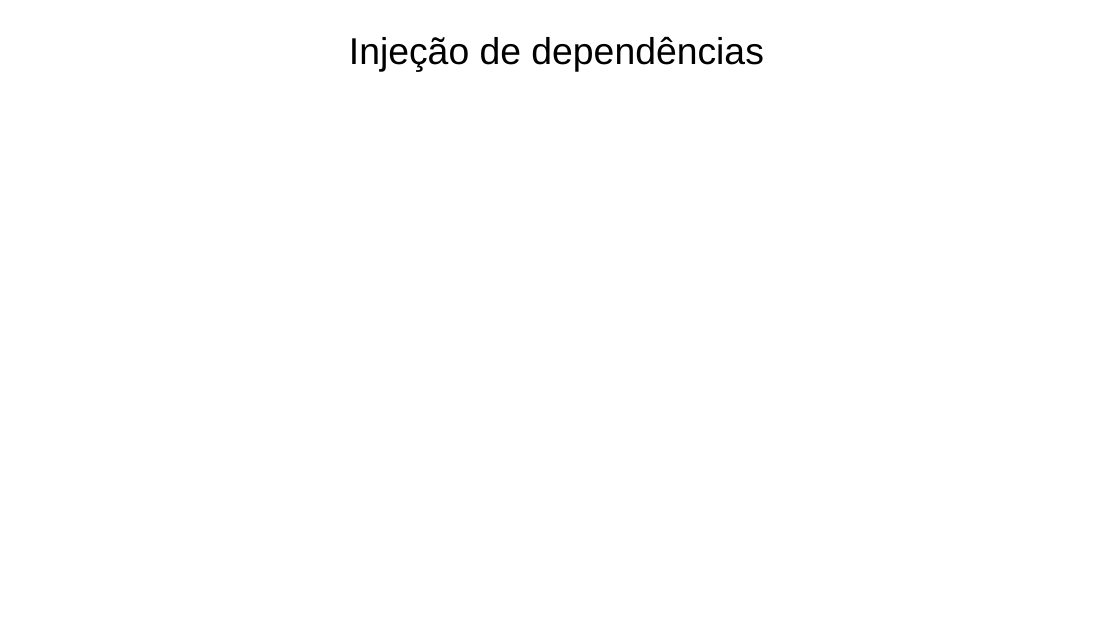
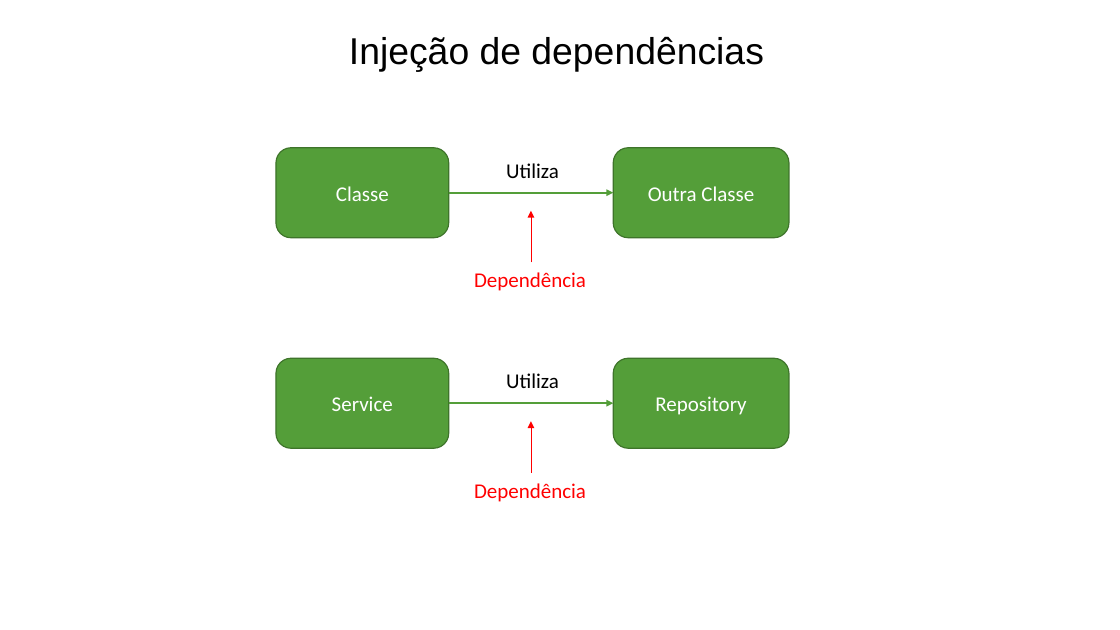
Before and after one commit to prodest/workshop-aspnet-core-mvc, a slide deck: slide 49 of workshop-aspnet-core-mvc.pptx. Drawn at 1120x630 pixels with LibreOffice and Linux fonts; fonts in the diff are those of the drawing; background and template pictures are left out. Boxes give left, top, right and bottom in pixels: in the first picture for what was removed or moved away, otherwise in the second. Text is boxed around its words. In the diff, an @@ line names an element or a change of style, - is before the commit and + after.

Commit message:
ConfirmacaoContext com injeção de dependência e IDisposable.

```diff
--- a/workshop-aspnet-core-mvc.pptx
+++ b/workshop-aspnet-core-mvc.pptx
@@ rounded rectangle added at (276,148,450,238), fill #549E39, outline #3E752A 1 pt, 18 pt, text #FFFFFF @@
+Classe
@@ rounded rectangle added at (613,148,789,238), fill #549E39, outline #3E752A 1 pt, 18 pt, text #FFFFFF @@
+Outra Classe
@@ text added at (506,163,559,178), 18 pt, text #000000 @@
+Utiliza
@@ arrow added from (449, 192) to (613, 192), #549E39 1.5 pt @@
@@ arrow added from (531, 262) to (531, 211), #FF0000 0.5 pt @@
@@ text added at (474,272,586,291), 18 pt, text #FF0000 @@
+Dependência
@@ rounded rectangle added at (276,358,450,448), fill #549E39, outline #3E752A 1 pt, 18 pt, text #FFFFFF @@
+Service
@@ rounded rectangle added at (613,358,789,448), fill #549E39, outline #3E752A 1 pt, 18 pt, text #FFFFFF @@
+Repository
@@ text added at (506,373,559,388), 18 pt, text #000000 @@
+Utiliza
@@ arrow added from (449, 403) to (613, 403), #549E39 1.5 pt @@
@@ arrow added from (531, 473) to (531, 421), #FF0000 0.5 pt @@
@@ text added at (474,483,586,502), 18 pt, text #FF0000 @@
+Dependência
```
Also in this commit, not shown: 6 other files.
